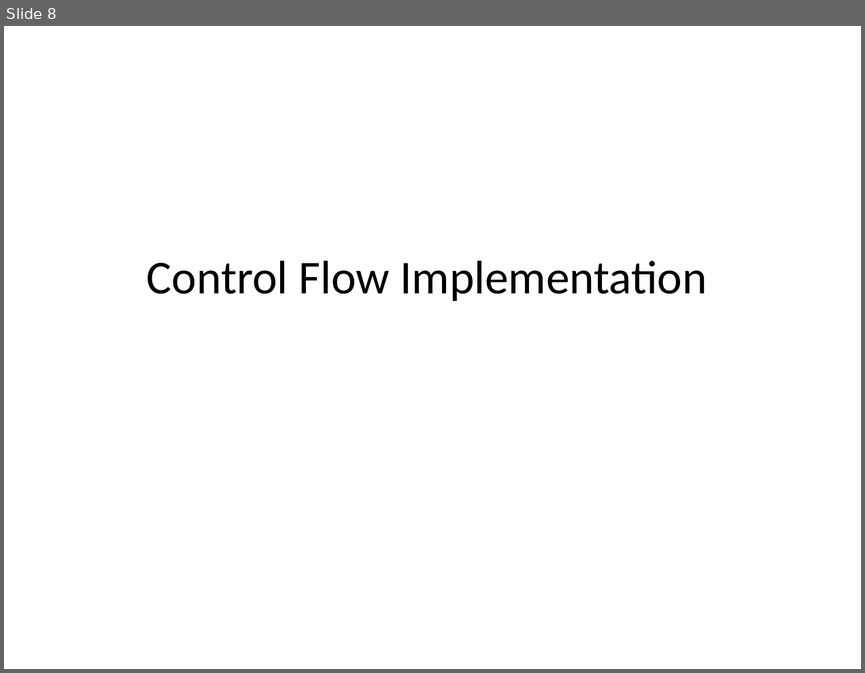
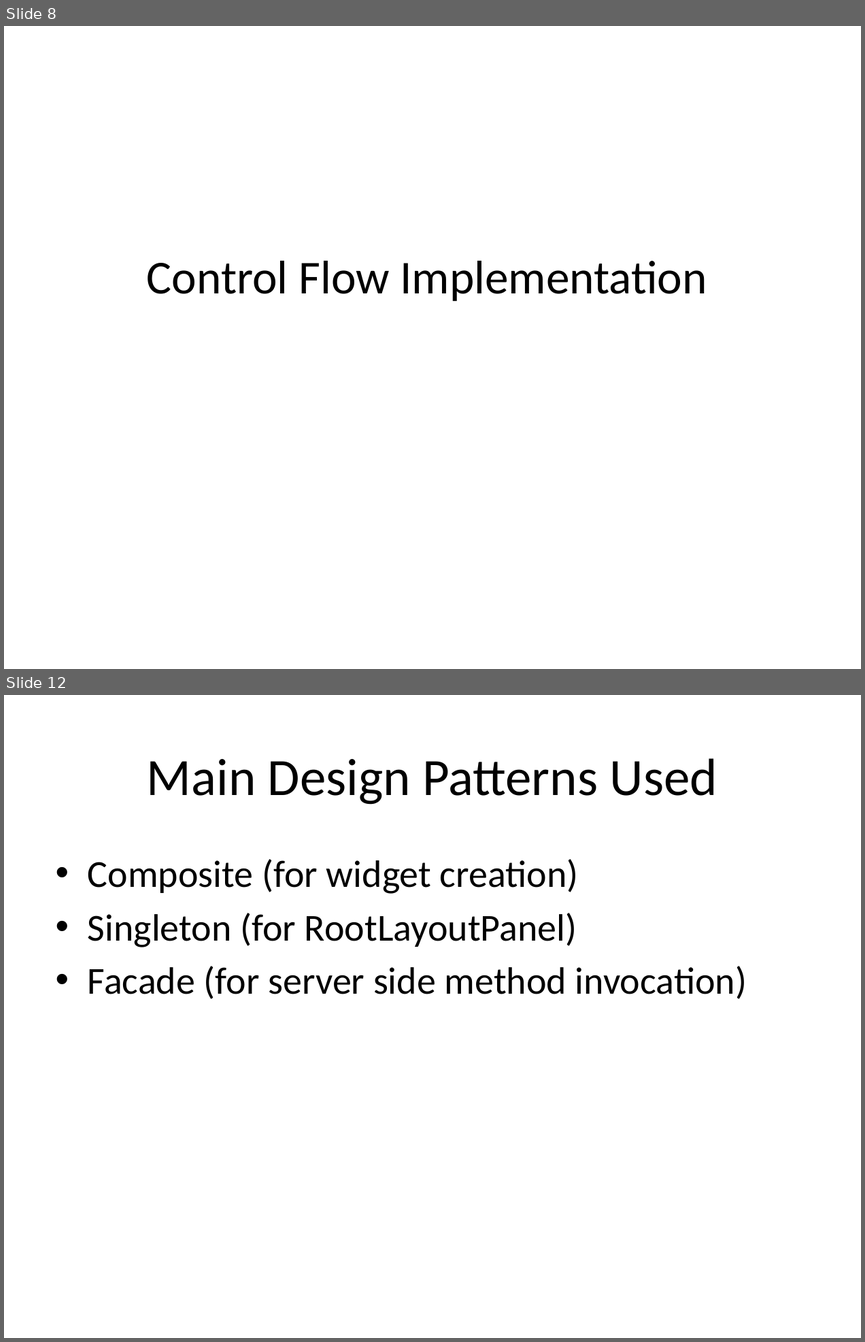
Before and after one commit to AtulanZaman/HealthyEatingApp, a slide deck: Documents/Assign#3/Presentation.pptx. Shown one above the other, each under a label of ours: slide 8 before the commit, slides 8 and 12 after it; the slides between them are not shown. The pictures are 865x673 and 865x1342 pixels, drawn with LibreOffice and Linux fonts; fonts in the diff are those of the drawing. Boxes give left, top, right and bottom in pixels: in the first picture for what was removed or moved away, otherwise in the second. Text is boxed around its words. In the diff, an @@ line names an element or a change of style, - is before the commit and + after.

```diff
--- a/Documents/Assign#3/Presentation.pptx
+++ b/Documents/Assign#3/Presentation.pptx
@@ slide 12 added at box(4, 695, 861, 1338), background #FFFFFF @@
@@ title added at box(147, 758, 717, 804), 44 pt, text #000000 @@
+Main Design Patterns Used
@@ text added at box(88, 859, 747, 999), 32 pt, text #000000 @@
+• Composite (for widget creation)
+• Singleton (for RootLayoutPanel)
+• Facade (for server side method invocation)
```
Also in this commit, not shown: 4 other slides added, 5 other files.
